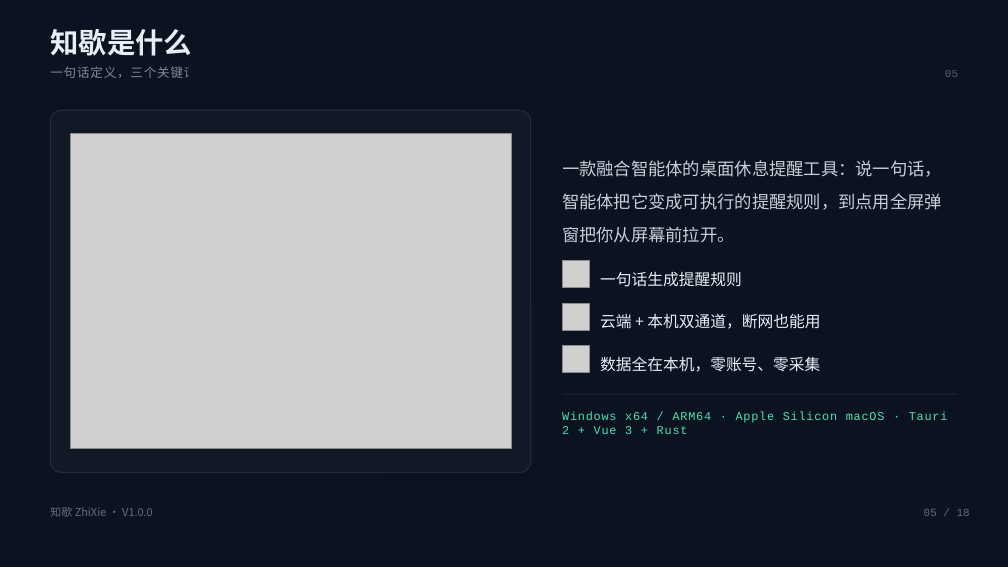
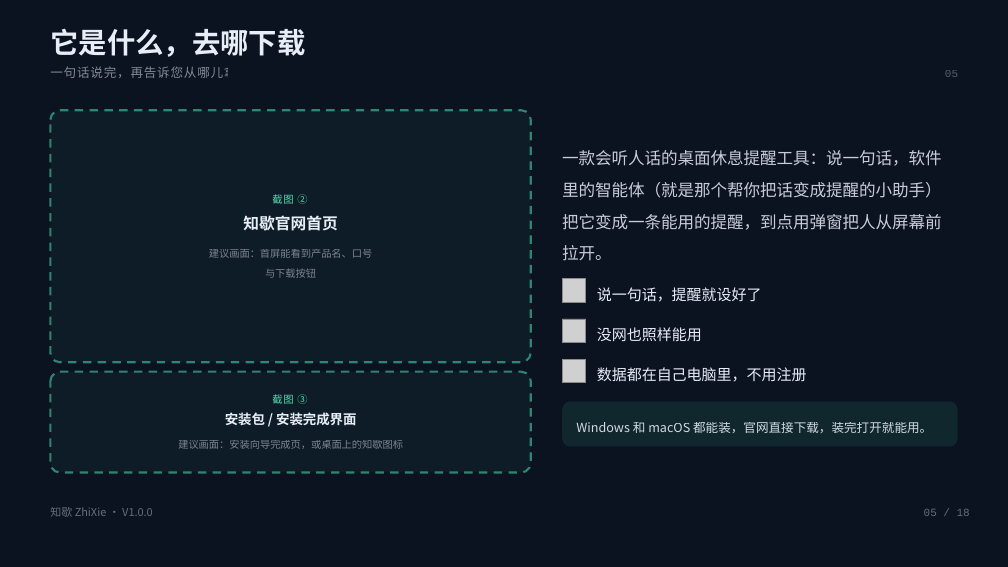
Before and after one commit to Smileher/ZhiXie, a slide deck: slide 5 of 参赛材料/知歇-路演/知歇-路演.pptx. Drawn at 1008x567 pixels with LibreOffice and Linux fonts; fonts in the diff are those of the drawing; grey boxes stand for pictures. Boxes give left, top, right and bottom in pixels: in the first picture for what was removed or moved away, otherwise in the second. Text is boxed around its words. In the diff, an @@ line names an element or a change of style, - is before the commit and + after.

Commit message:
docs: 参赛材料改版为使用流程主线
- PPT 18 页全篇重写：分章改为「这是什么给谁用 / 怎么用：从一句话到弹窗 / 做得怎么样」，
  主线聚焦功能模块、实际使用流程与应用场景；完成度（官网下载、双平台、138 项检查）前移到 P5/P14
- 新增 16 处带编号与画面说明的截图占位框（①–⑯），供作者自行截图替换
- 技术名词集中到 P15 技术原理速览与 P16 校验层两页，其余页面全部改为通俗表达
- STORY.md / DESIGN.md 同步重写，DESIGN 新增截图占位框规范
- 05-路演PPT大纲、08-现场演示脚本、02-使用说明同步修订并重出 Word

```diff
--- a/参赛材料/知歇-路演/知歇-路演.pptx
+++ b/参赛材料/知歇-路演/知歇-路演.pptx
@@ text at [50,28,305,57]: text changed @@
-知歇是什么
+它是什么，去哪下载
@@ text removed at [50,66,196,78] @@
-一句话定义，三个关键词
@@ text added at [50,66,236,78], 12 pt, text #E8EEF7 at 55% opacity @@
+一句话说完，再告诉您从哪儿拿
@@ rounded rectangle: place and size @@
-rounded rectangle at [51,110,531,473]
+rounded rectangle at [51,110,531,362]
@@ rounded rectangle at [51,110,531,362]: fill #E8EEF7 at 3% opacity to #4FE0B0 at 5% opacity; outline #E8EEF7 1 pt to #4FE0B0 2 pt dashed; proportions changed @@
@@ picture removed at [70,134,511,449] @@
@@ text at [562,150,942,261]: text changed; size 16.5 to 15.8 pt @@
-一款融合智能体的桌面休息提醒工具：说一句话，智能体把它变成可执行的提醒规则，到点用全屏弹窗把你从屏幕前拉开。
+一款会听人话的桌面休息提醒工具：说一句话，软件里的智能体（就是那个帮你把话变成提醒的小助手）把它变成一条能用的提醒，到点用弹窗把人从屏幕前拉开。
@@ text added at [272,194,307,204], 9.8 pt, text #4FE0B0 @@
+截图 ②
@@ text added at [243,215,337,231], 15 pt, text #E8EEF7, bold @@
+知歇官网首页
@@ text added at [209,249,372,278], 9.8 pt, text #E8EEF7 at 50% opacity @@
+建议画面：首屏能看到产品名、口号
+与下载按钮
@@ picture removed at [563,261,589,287] @@
@@ picture added at [563,279,586,302] @@
@@ text at [597,287,762,302]: text changed; size 15 to 14.2 pt @@
-一句话生成提醒规则
+说一句话，提醒就设好了
@@ picture removed at [563,303,589,330] @@
@@ picture added at [563,319,586,343] @@
@@ text added at [597,327,702,341], 14.2 pt, text #E8EEF7 @@
+没网也照样能用
@@ text removed at [600,314,820,329] @@
-云端 + 本机双通道，断网也能用
@@ picture removed at [563,346,589,372] @@
@@ picture added at [563,359,586,383] @@
@@ text removed at [600,356,820,372] @@
-数据全在本机，零账号、零采集
@@ rounded rectangle added at [51,372,531,473], fill #4FE0B0 at 5% opacity, outline #4FE0B0 2 pt dashed @@
@@ text added at [597,367,807,382], 14.2 pt, text #E8EEF7 @@
+数据都在自己电脑里，不用注册
@@ text added at [225,412,356,425], 12.8 pt, text #E8EEF7, bold @@
+安装包 / 安装完成界面
@@ text added at [272,394,307,404], 9.8 pt, text #4FE0B0 @@
+截图 ③
@@ text removed at [562,412,948,434] @@
-Windows x64 / ARM64 · Apple Silicon macOS · Tauri 2 + Vue 3 + Rust
@@ freeform shape removed at [563,394,958,438] @@
@@ rounded rectangle added at [563,402,958,446], fill #4FE0B0 at 10% opacity @@
@@ text added at [178,440,403,449], 9.8 pt, text #E8EEF7 at 50% opacity @@
+建议画面：安装向导完成页，或桌面上的知歇图标
@@ text added at [576,422,932,433], 12 pt, text #E8EEF7 at 90% opacity @@
+Windows 和 macOS 都能装，官网直接下载，装完打开就能用。
```
Also in this commit, not shown: 3 other slides changed, 14 slides added, 14 slides removed, 44 other files.
